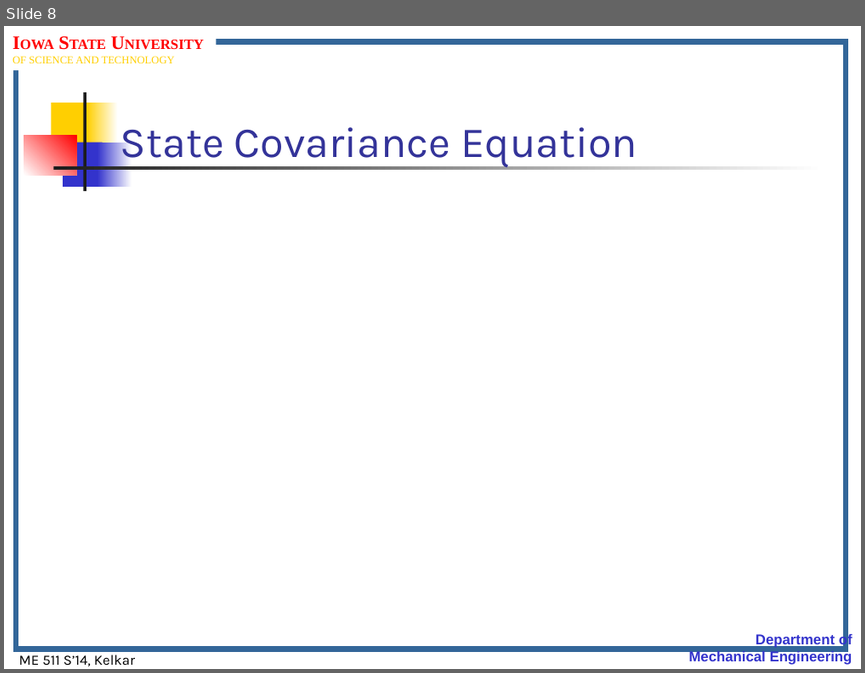
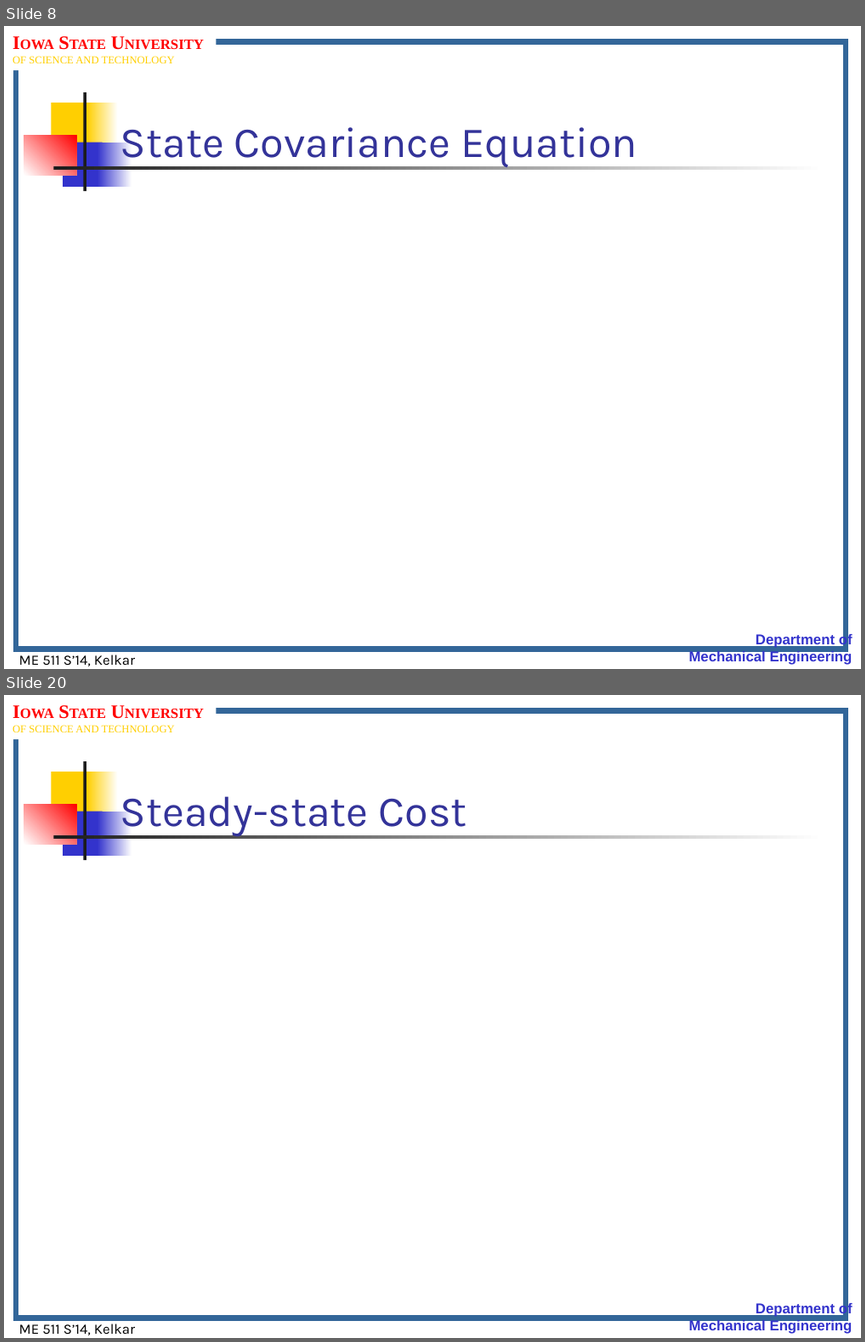
Before and after one commit to jasonnicholson/ME_511_Spring_2014_Lectures, a slide deck: me511_S14__Lect.Notes_Set19.pptm. Shown one above the other, each under a label of ours: slide 8 before the commit, slides 8 and 20 after it; the slides between them are not shown. The pictures are 865x673 and 865x1342 pixels, drawn with LibreOffice and Linux fonts; fonts in the diff are those of the drawing; grey boxes stand for pictures; background and template pictures are left out. Boxes give left, top, right and bottom in pixels: in the first picture for what was removed or moved away, otherwise in the second. Text is boxed around its words. In the diff, an @@ line names an element or a change of style, - is before the commit and + after.

```diff
--- a/me511_S14__Lect.Notes_Set19.pptm
+++ b/me511_S14__Lect.Notes_Set19.pptm
@@ slide 20 added at (x1=4, y1=695, x2=861, y2=1338), background #FFFFFF; not listed: 11 template elements that a slide beside it also shows @@
@@ title added at (x1=120, y1=796, x2=467, y2=837), 36 pt, text #333399 @@
+Steady-state Cost
```
Also in this commit, not shown: 1 slide changed, 35 other slides added, 2 other files.
